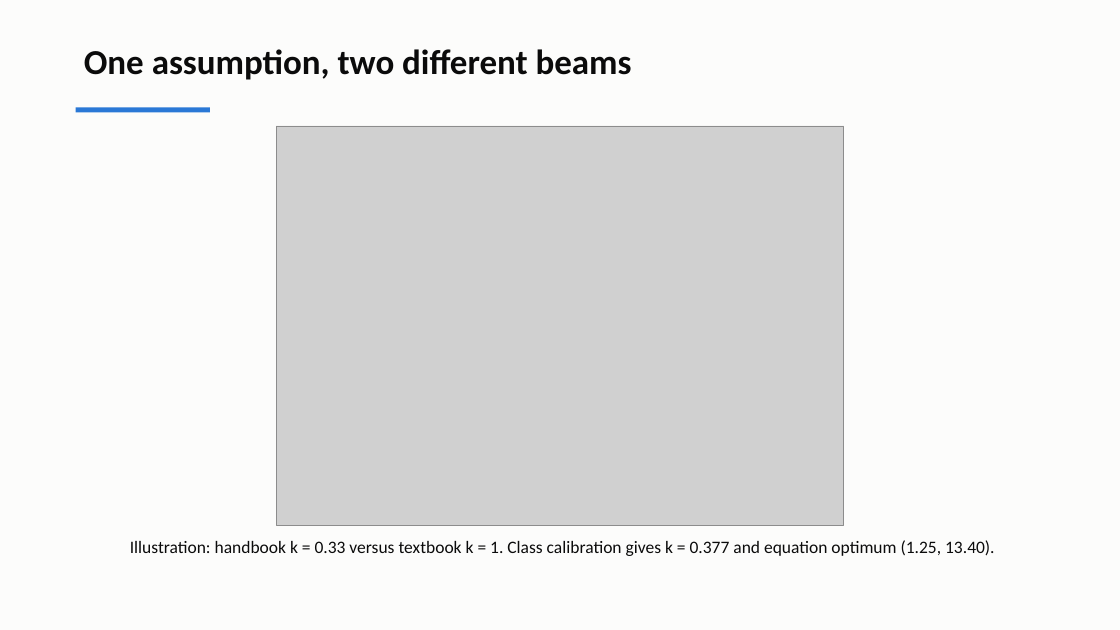
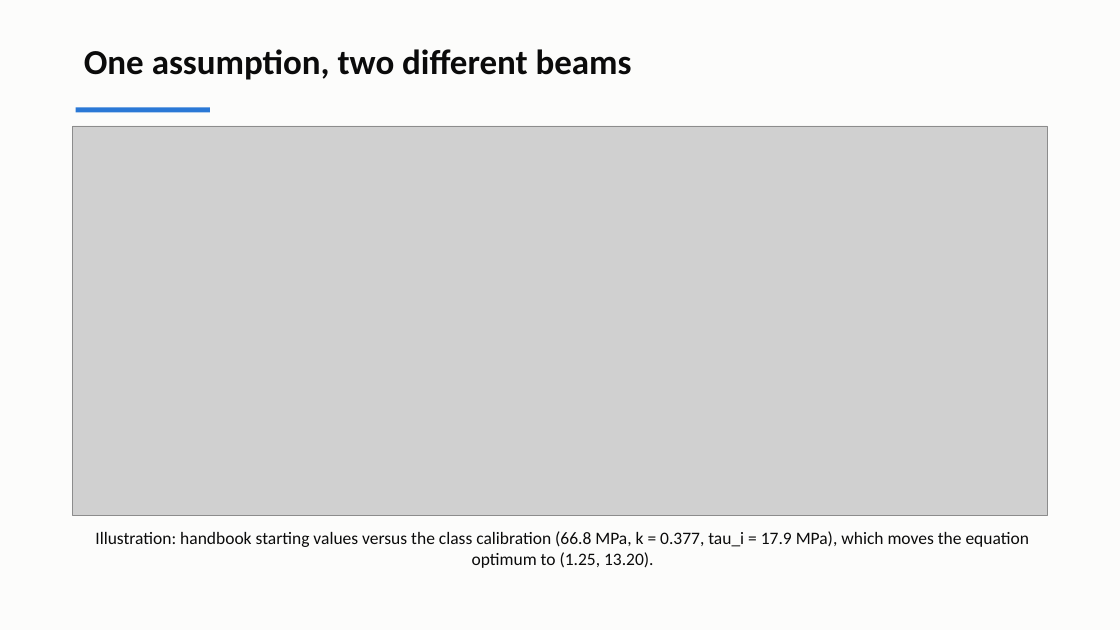
Before and after one commit to andrewvoss8-boop/core-me-data-science-activities-public, a slide deck: slide 21 of me323/Module1_drafts/ME323_Module1_Lecture1.pptx. Drawn at 1120x630 pixels with LibreOffice and Linux fonts; fonts in the diff are those of the drawing; grey boxes stand for pictures. Boxes give left, top, right and bottom in pixels: in the first picture for what was removed or moved away, otherwise in the second. Text is boxed around its words. In the diff, an @@ line names an element or a change of style, - is before the commit and + after.

```diff
--- a/me323/Module1_drafts/ME323_Module1_Lecture1.pptx
+++ b/me323/Module1_drafts/ME323_Module1_Lecture1.pptx
@@ picture: place and size @@
-picture at <box>276,126,844,525</box>
+picture at <box>73,126,1048,516</box>
@@ text at <box>95,531,1029,568</box>: text changed @@
-Illustration: handbook k = 0.33 versus textbook k = 1. Class calibration gives k = 0.377 and equation optimum (1.25, 13.40).
+Illustration: handbook starting values versus the class calibration (66.8 MPa, k = 0.377, tau_i = 17.9 MPa), which moves the equation optimum to (1.25, 13.20).
```
Also in this commit, not shown: 7 other slides changed, 1 slide added, 1 slide removed, 9 other files.
